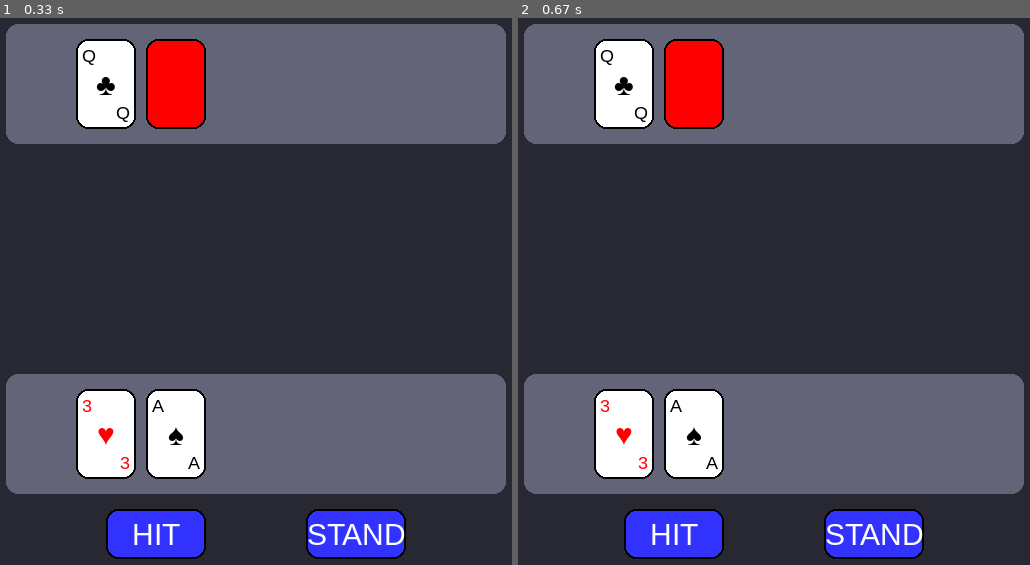
Above: before the commit, frames 1-2 (left to right).
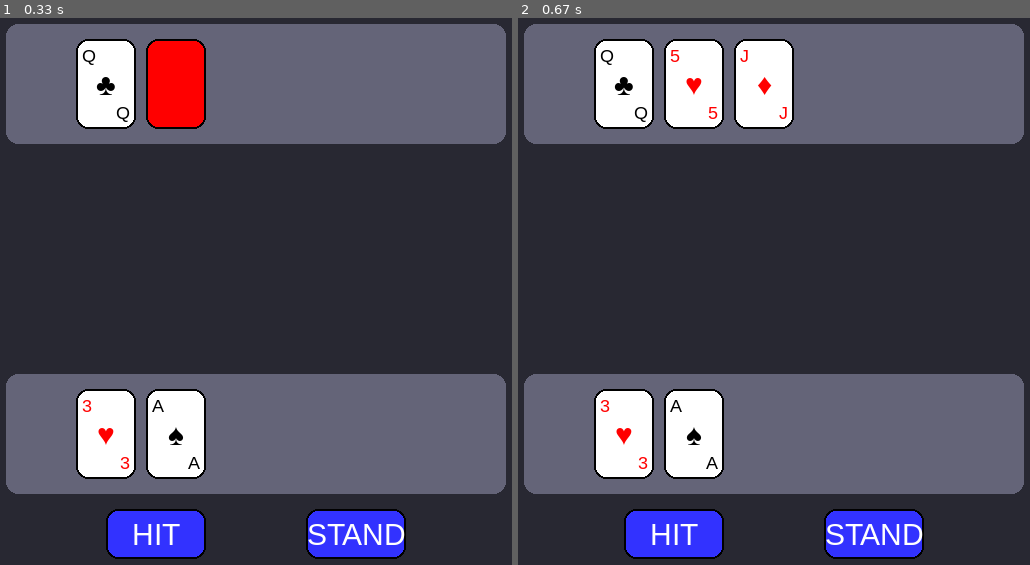
Above: after the commit, the same moments.

Repository: jeomarisaez/pygame-blackjack
Game: pygame game, started from main.py
Same seed, same stepped clock (60 frames per second), same inputs: the game is played once before the commit and once after it.
Inputs:
- Up to frame 1 (0.33 s): no input
- Up to frame 2 (0.67 s): click "STAND" at 0.38 s

Frame 1 is identical in both runs. In frame 2, 3.5% of the frame differs, in the area x 28-54%, y 3-21%.

Commit message:
feat: prevent player input and stand functionality

Diff:
--- a/core/game.py
+++ b/core/game.py
@@ -86,6 +86,12 @@
     def stand(self, player):
         print(f"{player.name} decides to stand.")
 
+        self.player_turn_active = False
+
+        self.turn_manager.end_turn()
+
+        self.play_turn()
+
     def check_win(self):
         highest_score = 0
         for player in self.player_list:
--- a/core/game_manager.py
+++ b/core/game_manager.py
@@ -29,12 +29,13 @@
                 if event.type == pygame.QUIT:
                     self.running = False
                 if event.type == pygame.MOUSEBUTTONDOWN:
-                    if self.game_ui.buttonUI.clicked("hit", event.pos):
-                        self.game.hit(self.game.current_player)
-                        print("hit pressed")
-                    if self.game_ui.buttonUI.clicked("stand", event.pos):
-                        self.game.stand(self.game.current_player)
-                        print("stand pressed")
+                    if self.game.current_player == self.game.player:
+                        if self.game_ui.buttonUI.clicked("hit", event.pos):
+                            self.game.hit(self.game.current_player)
+                            print("hit pressed")
+                        if self.game_ui.buttonUI.clicked("stand", event.pos):
+                            self.game.stand(self.game.current_player)
+                            print("stand pressed")
 
 
             self.screen.fill(self.BACKGROUND)
